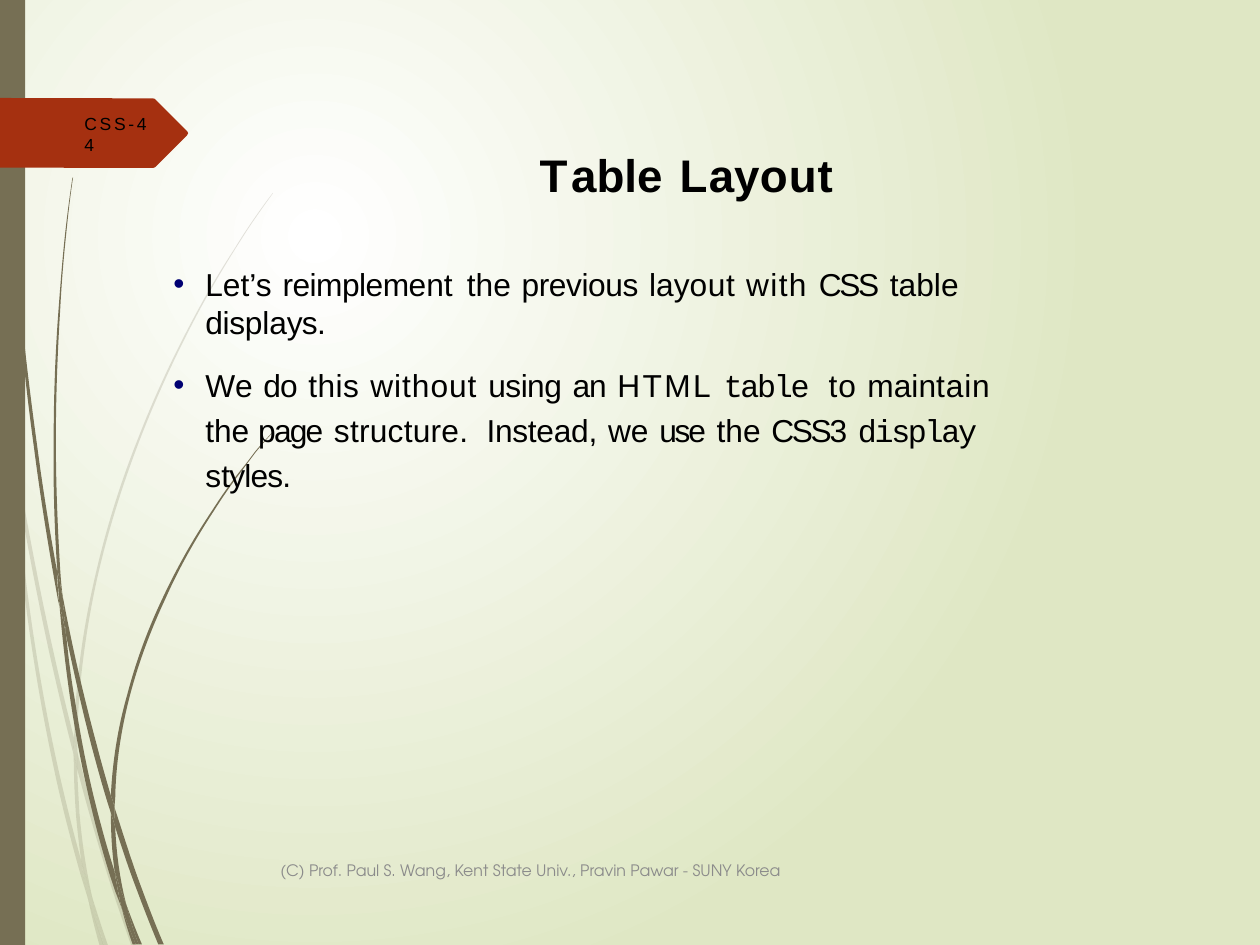
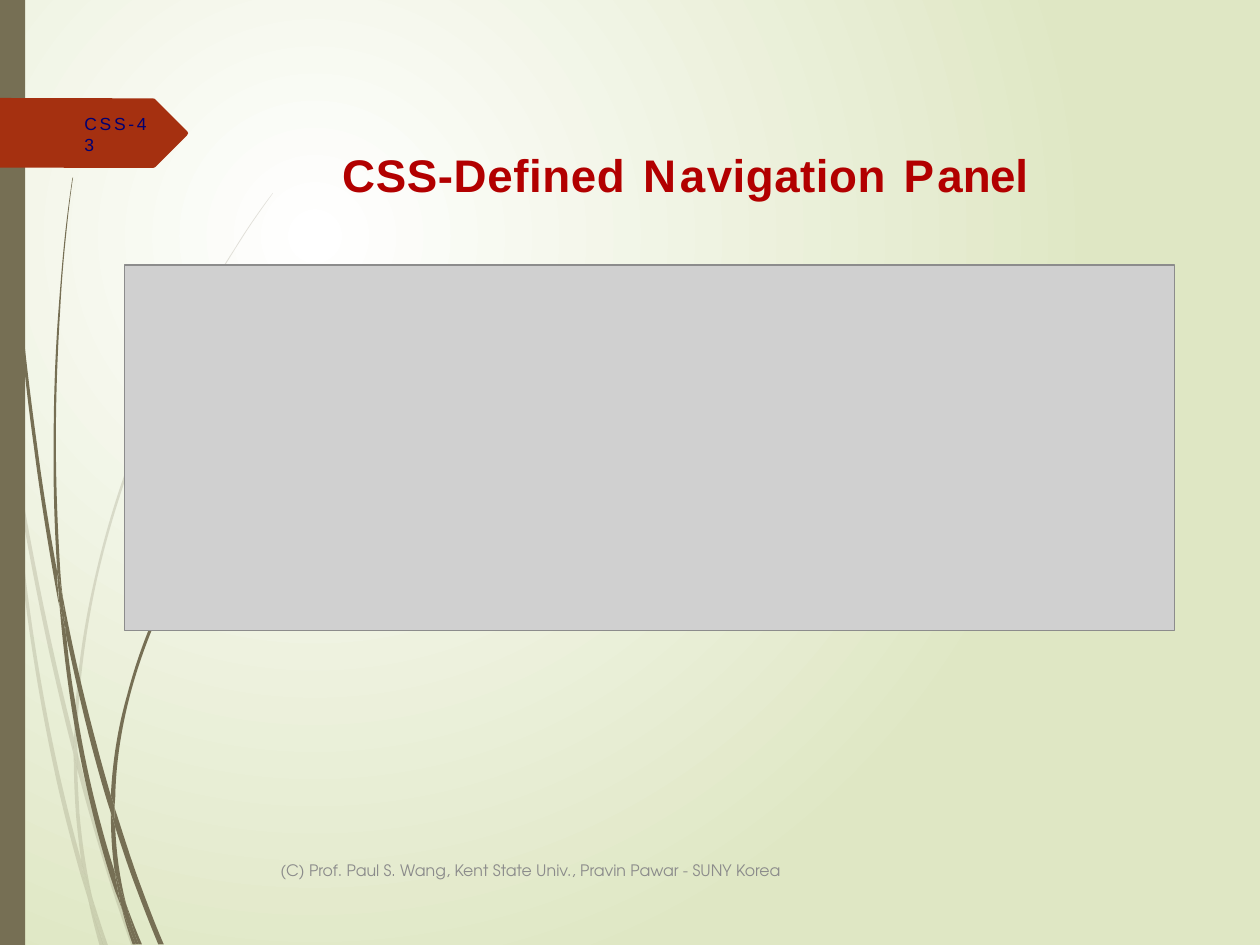
Before and after one commit to ppawar/ppawar.github.io, a slide deck: slide 43 of Fall2019/CSE102-F19/lectures/CSE102_Lec4-CSS.pptx (slide 44 before the commit). Drawn at 1260x945 pixels with LibreOffice and Linux fonts; fonts in the diff are those of the drawing; grey boxes stand for pictures. Boxes give left, top, right and bottom in pixels: in the first picture for what was removed or moved away, otherwise in the second. Text is boxed around its words. In the diff, an @@ line names an element or a change of style, - is before the commit and + after.

```diff
--- a/Fall2019/CSE102-F19/lectures/CSE102_Lec4-CSS.pptx
+++ b/Fall2019/CSE102-F19/lectures/CSE102_Lec4-CSS.pptx
@@ page number at (84, 118, 146, 130): text changed; text colour #000000 to #000072 @@
-CSS-44
+CSS-43
@@ title at (342, 159, 1028, 201): text changed; text colour #000000 to #B20000 @@
-Table Layout
+CSS-Defined Navigation Panel
@@ picture added at (125, 265, 1174, 630) @@
@@ text removed at (205, 273, 989, 492) @@
-• Let’s reimplement the previous layout with CSS table displays.
-• We do this without using an HTML table to maintain the page structure. Instead, we use the CSS3 display styles.
```
Also in this commit, not shown: 7 other slides changed, 14 slides added, 3 slides removed, 11 other files.
